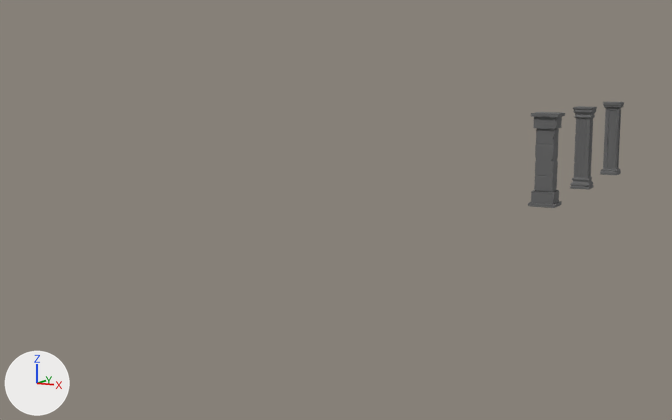
The Blender file Introduction and Setup/Modular_Dungeon.blend: old version first, new version second.
One viewpoint serves both versions: a camera (50 mm lens) standing at (8.1, -14.7, 4.6) and looking at (-5.5, 10.8, 0.0). Every picture has the same lights, and +X, +Y and +Z are marked at lower left. The same objects are shown in both versions, whatever each file hides.

The first picture shows 'Pillar1', 'Pillar2', 'Pillar3'.
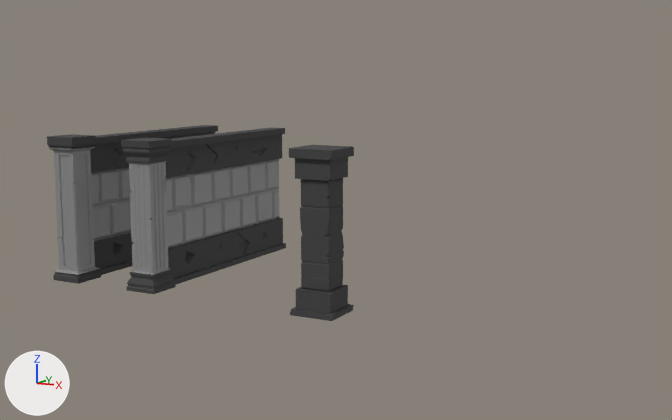
The change, as a diff of the scene's bpy script:
```diff
--- a/Introduction and Setup/Modular_Dungeon.blend.py
+++ b/Introduction and Setup/Modular_Dungeon.blend.py
@@ mat_gray @@
 mat_gray = principled_material('gray')
-mat_gray.base_color = (0.126, 0.126, 0.126)  # dark grey #636363
+mat_gray.base_color = (0.0468, 0.0468, 0.0468)  # black #3d3d3d
 mat_gray.roughness = 0.85
@@ mat_gray_ligth @@
+mat_gray_ligth = principled_material('gray ligth')
+mat_gray_ligth.base_color = (0.253, 0.253, 0.253)  # grey #8a8a8a
@@ me_cube_004 @@
 # used by ob_pillar2; location = (0.0, 20.0, 1.5)
-me_cube_004.from_pydata(...)  # 2500 vertices, 2475 faces; spans x -0.35..0.35, y -0.35..0.35, z -1.5..1.5
+me_cube_004.from_pydata(...)  # 3236 vertices, 3157 faces; spans x -0.35..0.35, y -0.35..5.0, z -1.5..1.57
+# me_cube_004 part 1: 53 vertices moved from x -0.35..0.35, y -0.35..0.35, z -1.34..1.43 to x -0.34..0.34, y -0.34..0.34, z -1.34..1.4; 405 vertices removed from x -0.35..0.35, y -0.35..0.35, z -1.5..1.5; 1141 vertices added at x -0.35..0.35, y -0.35..5.0, z -1.5..1.57
+# me_cube_004 part 2: 213 faces spanning x -0.29..0.29, y -0.29..0.29, z -1.11..1.12 switch from mat_gray (dark grey #636363) to mat_gray_ligth (grey #8a8a8a)
@@ me_cube_006 @@
 # used by ob_pillar3; location = (0.0, 25.0, 1.5)
 # verts and faces of me_cube_006; kept vertices keep their numbers, new ones are numbered from 602
 # before: 270 (-0.35, -0.35, 1.5) at pixel (603, 102), 271 (-0.35, 0.35, 1.5) at pixel (606, 101), 272 (0.35, -0.35, 1.5) at pixel (620, 102), 273 (0.35, 0.35, 1.5) at pixel (624, 101), 350 (-0.17, 0.35, 1.5) at pixel (611, 101)
 # before: 351 (-0.17, -0.35, 1.5) at pixel (607, 102), 390 (0.22, -0.35, 1.5) at pixel (617, 102), 410 (0.22, 0.35, 1.5) at pixel (620, 101), 430 (-0.35, -0.17, 1.5) at pixel (604, 102), 431 (0.35, -0.17, 1.5) at pixel (621, 102)
 # before: 470 (-0.17, -0.17, 1.5) at pixel (608, 102), 471 (0.22, -0.17, 1.5) at pixel (618, 102), 472 (0.35, 0.22, 1.5) at pixel (623, 102), 492 (-0.35, 0.22, 1.5) at pixel (606, 101), 512 (-0.17, 0.22, 1.5) at pixel (610, 101)
 # before: 513 (0.22, 0.22, 1.5) at pixel (620, 101)
-me_cube_006.from_pydata(...)  # 602 vertices, 591 faces; spans x -0.35..0.35, y -0.35..0.35, z -1.5..1.5
+me_cube_006.from_pydata(...)  # 1368 vertices, 1275 faces; spans x -0.35..0.35, y -0.35..5.0, z -1.5..1.56
+# me_cube_006 part 3: a new loose piece of 766 vertices spanning x -0.21..0.21, y 0.0..5.0, z -1.5..1.5
+# me_cube_006 part 4
+for i in [*range(270, 274), 350, 351, 390, 410, 430, 431, 470, 471, 472, 492, 512, 513]: verts[i] += (0.0, 0.0, 0.06)
+# me_cube_006 part 5: 249 faces spanning x -0.34..0.34, y -0.34..0.34, z -1.31..1.32 switch from mat_gray (dark grey #636363) to mat_gray_ligth (grey #8a8a8a)
@@ ob_pillar1 @@
 ob_pillar1 = bpy.data.objects.new('Pillar1', me_cube_003)
-ob_pillar1.location = (0.0, 15.0, 1.51)
+ob_pillar1.location = (-0.01, 0.0, 1.5)
@@ ob_pillar2 @@
 ob_pillar2 = bpy.data.objects.new('Pillar2', me_cube_004)
-ob_pillar2.location = (0.0, 20.0, 1.5)
+ob_pillar2.location = (-4.0, 0.0, 1.5)
@@ ob_pillar3 @@
 ob_pillar3 = bpy.data.objects.new('Pillar3', me_cube_006)
-ob_pillar3.location = (0.0, 25.0, 1.5)
+ob_pillar3.location = (-6.0, 0.0, 1.5)
```

Where the change shows, as pixel boxes (x1, y1, x2, y2) in the pictures (672 x 420 px; the box of a moved part takes in the faces that stretch with it):
'Pillar2', recoloured, reshaped, moved (493% wider, 96% taller)
    before: (570, 106, 597, 190)
    after: (121, 128, 286, 294)
'Pillar3', recoloured, reshaped, moved (588% wider, 116% taller)
    before: (600, 102, 624, 175)
    after: (47, 125, 218, 284)
'Pillar1', recoloured, moved
    before: (528, 112, 565, 208)
    after: (289, 145, 354, 321)
part 1 of me_cube_004, built on
    before: (571, 106, 597, 187)
    after: (121, 128, 286, 288)
part 2 of me_cube_004, recoloured
    before: (574, 119, 593, 179)
    after: (129, 165, 169, 274)
part 3 of me_cube_006, added
    after: (90, 125, 218, 275)
part 4 of me_cube_006, moved or reshaped
    before: (603, 102, 624, 104)
    after: (47, 134, 96, 145)
part 5 of me_cube_006, recoloured
    before: (602, 107, 622, 171)
    after: (48, 147, 100, 275)
